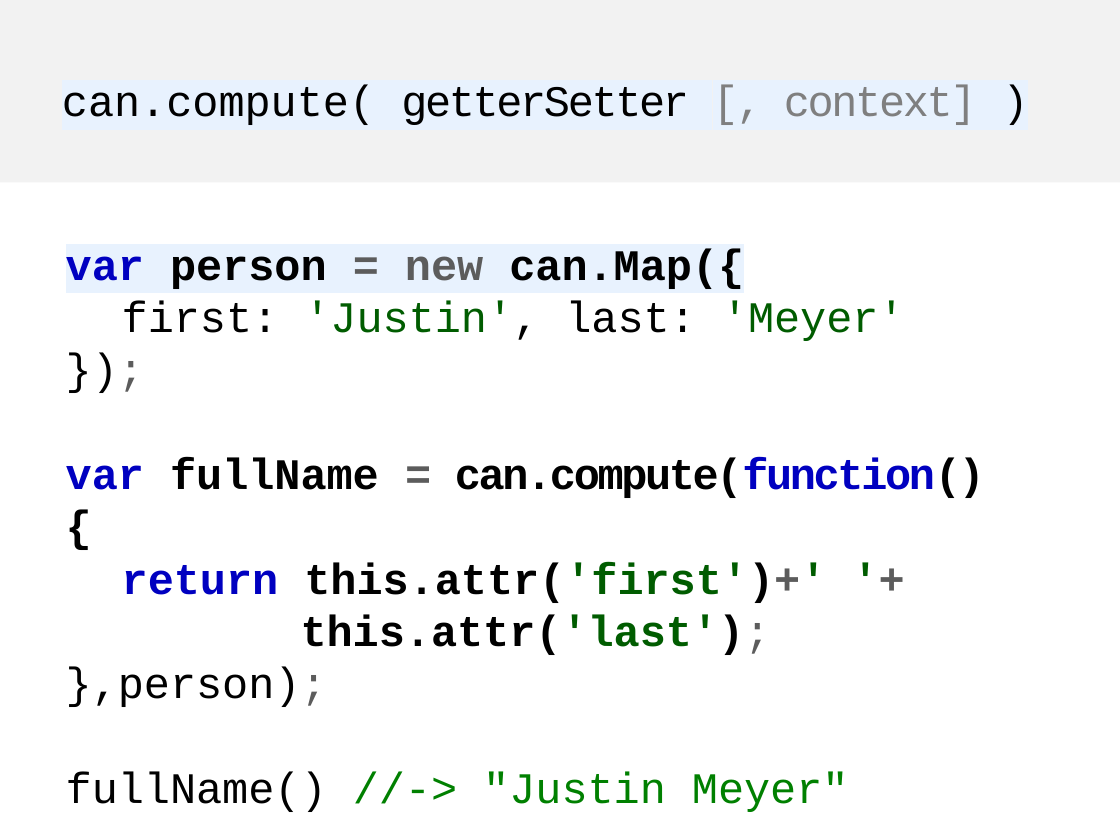
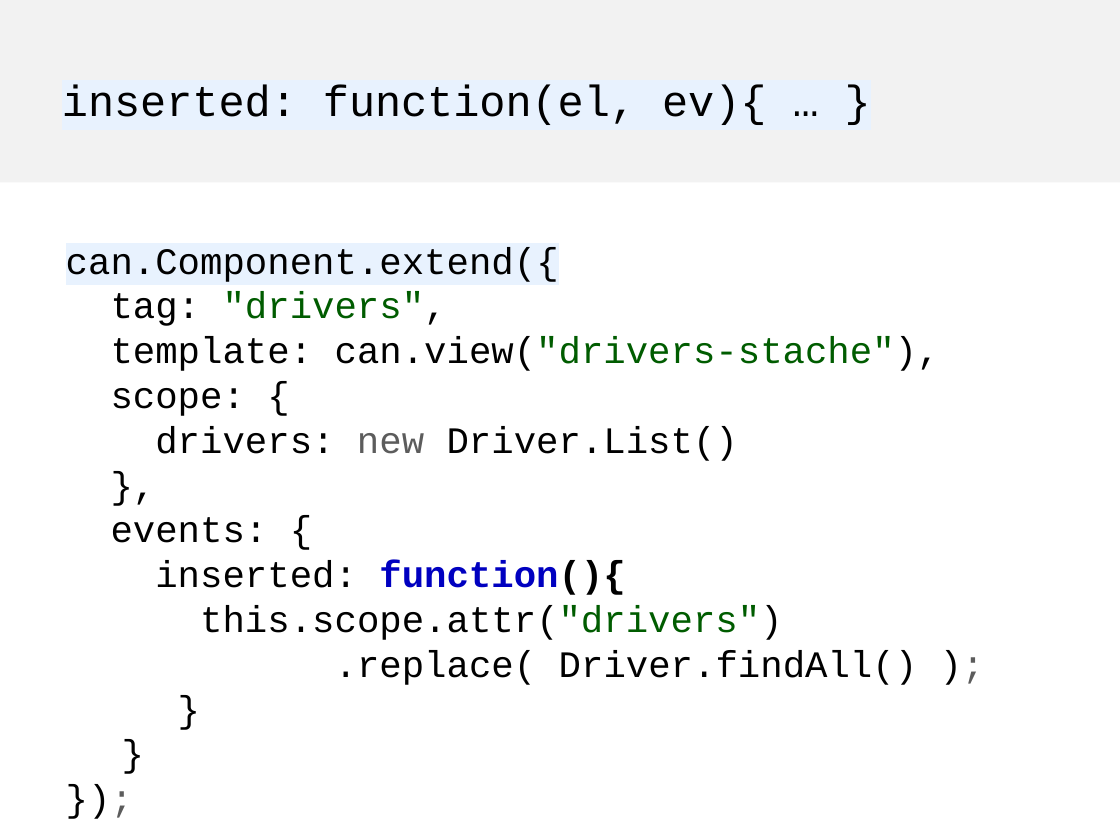
Before and after one commit to canjs/can-meetup, a slide deck: slide 33 of 6_component/canjs-component.pptx. Drawn at 1120x840 pixels with LibreOffice and Linux fonts; fonts in the diff are those of the drawing. Boxes give left, top, right and bottom in pixels: in the first picture for what was removed or moved away, otherwise in the second. Text is boxed around its words. In the diff, an @@ line names an element or a change of style, - is before the commit and + after.

```diff
--- a/6_component/canjs-component.pptx
+++ b/6_component/canjs-component.pptx
@@ text at (62,84,766,125): text changed @@
-can.compute( getterSetter [, context] )
+inserted: function(el, ev){ … }
@@ text "can.Component.extend({" at (66,247,940,685): size 28 to 24 pt in "});" @@
@@ text at (66,247,940,685): text changed; size 28 to 24 pt @@
-var person = new can.Map({
-first: 'Justin', last: 'Meyer'
+can.Component.extend({
+tag: "drivers",
+template: can.view("drivers-stache"),
+scope: {
+drivers: new Driver.List()
+},
+events: {
+inserted: function(){
+this.scope.attr("drivers")
+.replace( Driver.findAll() );
+}
+}
@@ text at (66,457,985,812): paragraphs removed @@
-var fullName = can.compute(function(){
-return this.attr('first')+' '+
-this.attr('last');
-},person);
-fullName() //-> "Justin Meyer"
```
Also in this commit, not shown: 6 other slides changed, 6 slides added, 20 slides removed, 16 other files.
